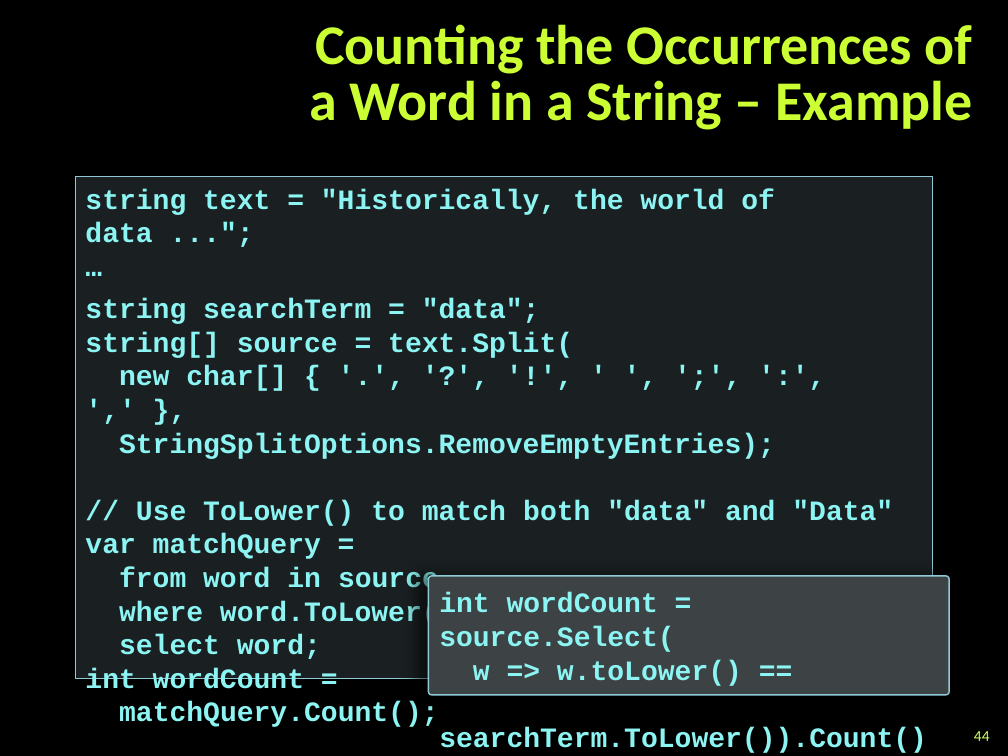
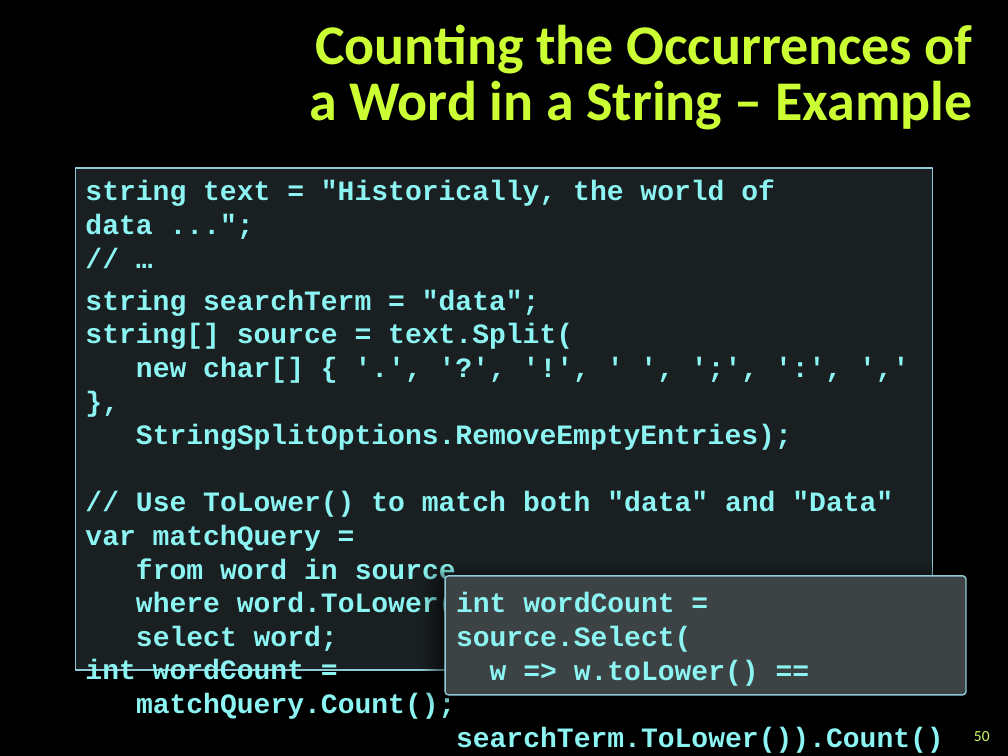
Before and after one commit to tddold/Telerik-Academy, a slide deck: slide 50 of Programming with C#/3. C# OOP/Presentations/Extension-Methods-Delegates-Lambda-LINQ.pptx (slide 44 before the commit). Drawn at 1008x756 pixels with LibreOffice and Linux fonts; fonts in the diff are those of the drawing; background and template pictures are left out. Boxes give left, top, right and bottom in pixels: in the first picture for what was removed or moved away, otherwise in the second. Text is boxed around its words. In the diff, an @@ line names an element or a change of style, - is before the commit and + after.

```diff
--- a/Programming with C#/3. C# OOP/Presentations/Extension-Methods-Delegates-Lambda-LINQ.pptx
+++ b/Programming with C#/3. C# OOP/Presentations/Extension-Methods-Delegates-Lambda-LINQ.pptx
@@ text in rectangle at bbox=[76, 168, 932, 670]: text changed @@
-…
+// …
@@ rectangle "string text = "Historically, the ...": place and size @@
-rectangle "string text = "Historically, the ..." at bbox=[76, 176, 932, 678]
+rectangle "string text = "Historically, the ..." at bbox=[76, 168, 932, 670]
@@ rounded rectangle "int wordCount = source.Select(": place and size @@
-rounded rectangle "int wordCount = source.Select(" at bbox=[428, 576, 950, 695]
+rounded rectangle "int wordCount = source.Select(" at bbox=[446, 576, 967, 695]
@@ page number at bbox=[974, 731, 990, 741]: text changed @@
-44
+50
```
Also in this commit, not shown: 12 other slides changed, 6 slides added, 6 slides removed, 12 other files.
